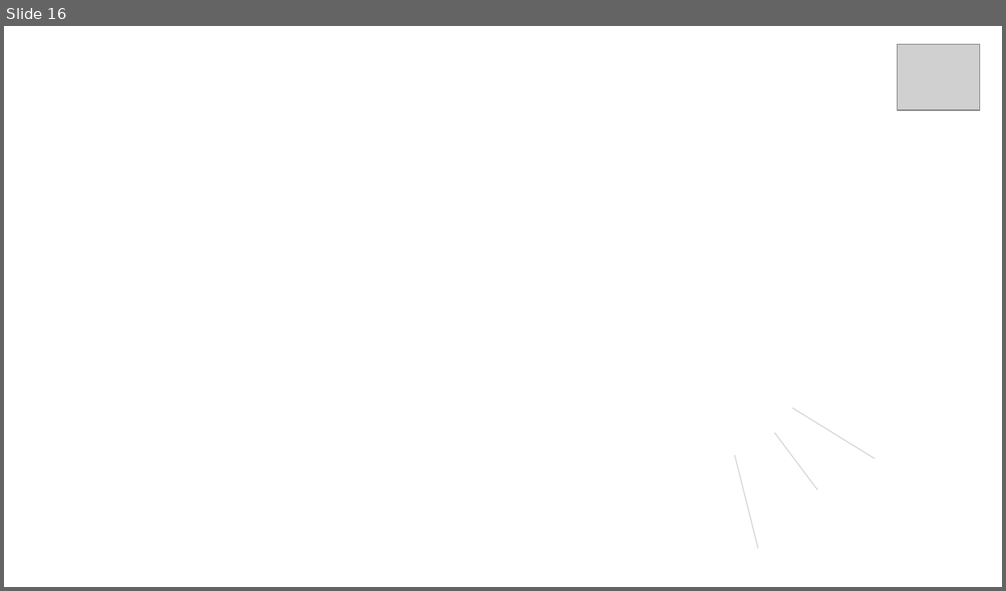
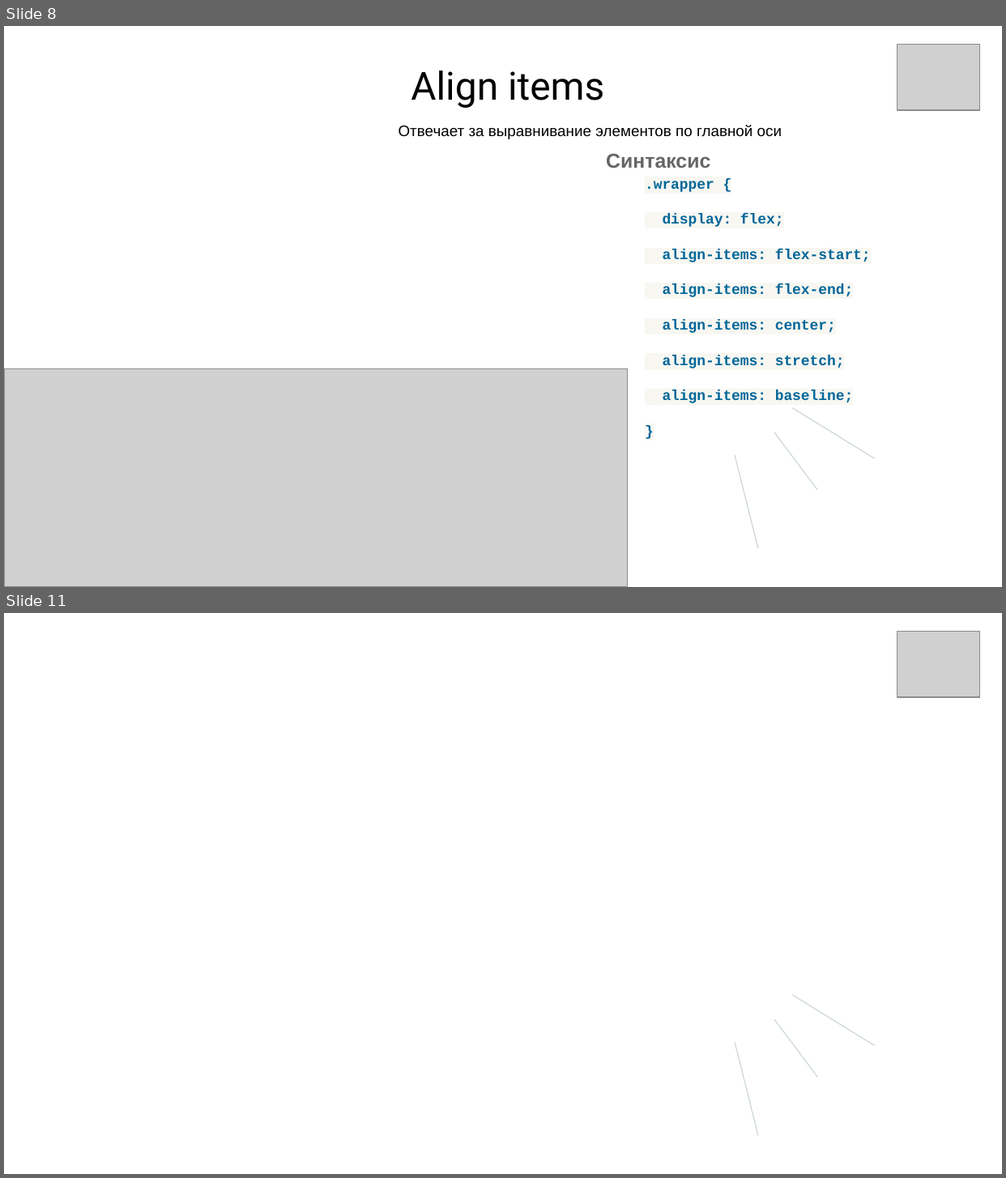
Before and after one commit to mhasilau/wb9, a slide deck: WEB - технологии.pptx. Shown one above the other, each under a label of ours: slide 16 before the commit, slides 8 and 11 after it; the slides between them are not shown. The pictures are 1006x591 and 1006x1178 pixels, drawn with LibreOffice and Linux fonts; fonts in the diff are those of the drawing; grey boxes stand for pictures; background and template pictures are left out. Boxes give left, top, right and bottom in pixels: in the first picture for what was removed or moved away, otherwise in the second. Text is boxed around its words. In the diff, an @@ line names an element or a change of style, - is before the commit and + after.

```diff
--- a/WEB - технологии.pptx
+++ b/WEB - технологии.pptx
@@ slide 8 added at box(4, 26, 1002, 587), background picture (left out) @@
@@ picture added at box(897, 44, 980, 109) @@
@@ text added at box(411, 71, 604, 108), 28 pt, text #000000 @@
+Align items
@@ text added at box(398, 125, 782, 139), 11 pt, text #000000 @@
+Отвечает за выравнивание элементов по главной оси
@@ text added at box(606, 153, 871, 403), 10.5 pt, text #006699, bold @@
+Синтаксис
+.wrapper {
+display: flex;
+align-items: flex-start;
+align-items: flex-end;
+align-items: center;
+align-items: stretch;
+align-items: baseline;
+}
@@ picture added at box(4, 369, 628, 587) @@
@@ freeform shape added at box(792, 408, 874, 459), outline #CFD8DC 0.75 pt @@
@@ freeform shape added at box(774, 433, 817, 490), outline #CFD8DC 0.75 pt @@
@@ freeform shape added at box(735, 455, 757, 549), outline #CFD8DC 0.75 pt @@
@@ what was slide 16 is now slide 11 @@
```
Also in this commit, not shown: 2 slides changed, 7 other slides added, 13 slides removed.
